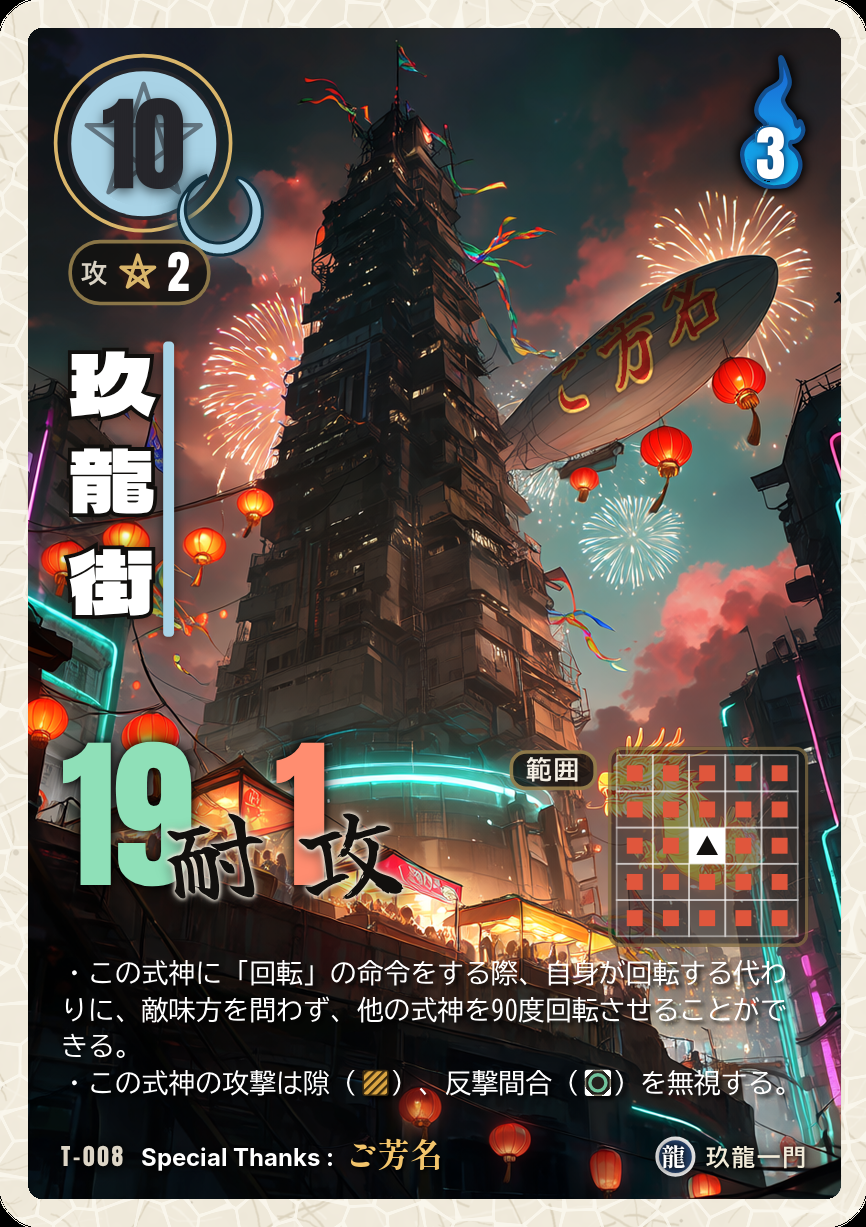
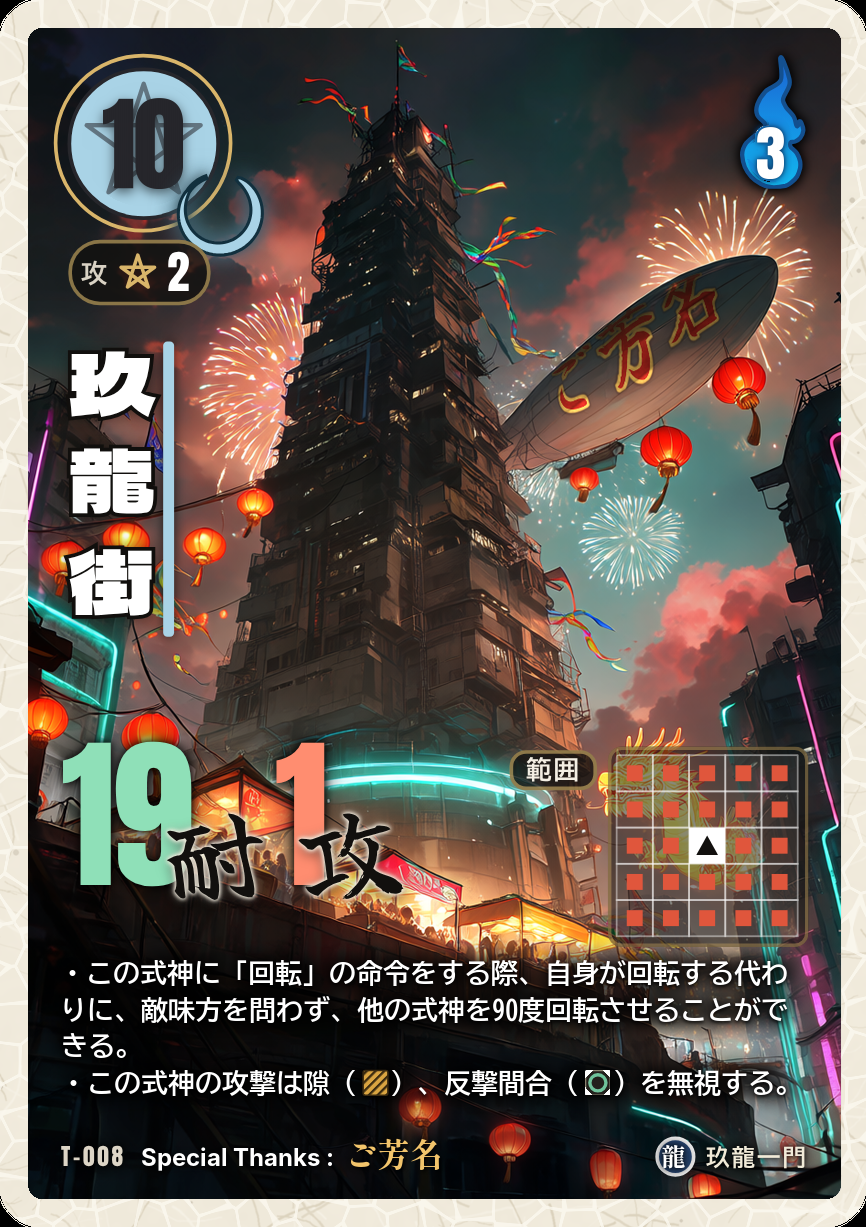
Before/after of a 866x1227 layered artwork. What changed in the layer stack:
removed layer "11_効果文_白文字と影" over box(62, 958, 794, 1105)
added layer "11c_効果文_白文字_太字(影なし)" above "11b_効果文の影_内側(下に少し・黒95%)" over box(63, 960, 788, 1097)
added layer "11b_効果文の影_内側(下に少し・黒95%)" (95%) above "11a_効果文の影_外側(広め・黒85%)" over box(59, 957, 791, 1103)
added layer "11a_効果文の影_外側(広め・黒85%)" (85%) above "10_間合" over box(50, 938, 808, 1118)
